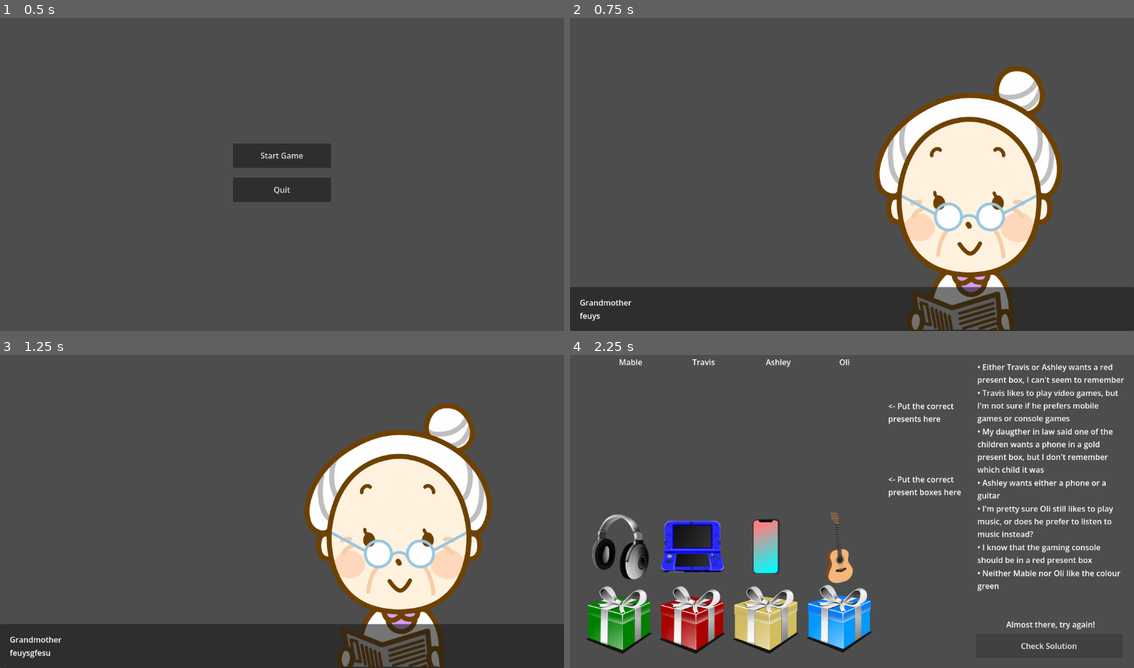
Above: before the commit, frames 1-4 (two rows, left to right).
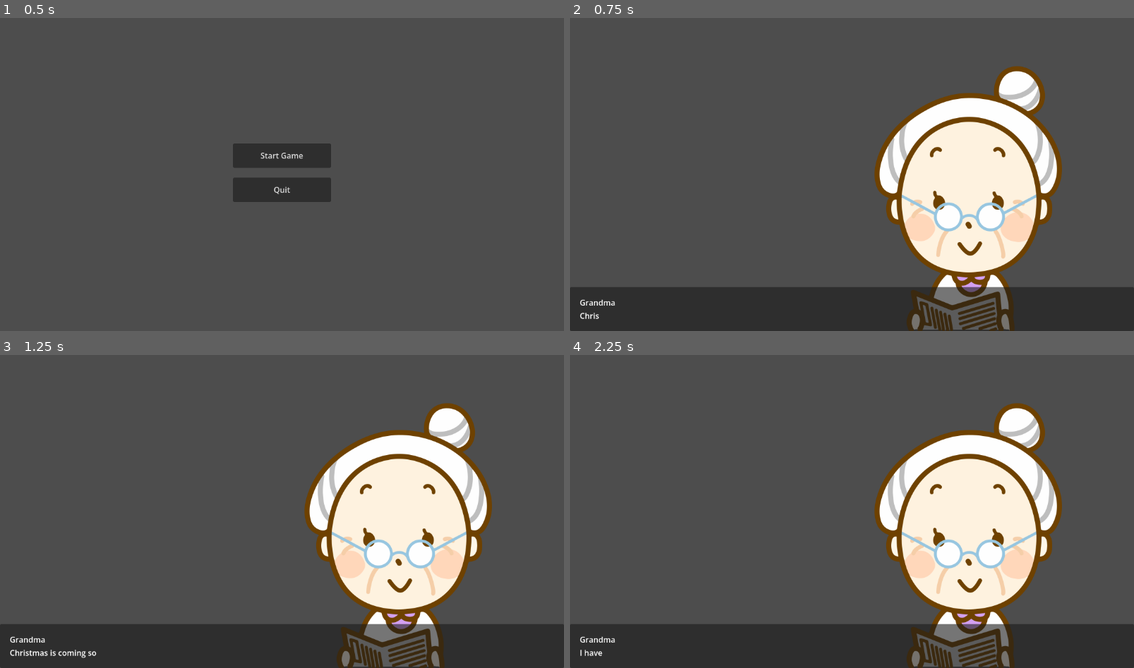
Above: after the commit, the same moments.

Repository: irisistible/ENG287-Project
Game: Godot game, scene res://Scenes/MainMenu.tscn
Two runs of this game, one before a commit and one after it. Both use one fixed random seed, a clock stepped at 60 frames per second and the inputs below. The engine's default icon, where the game draws it, is replaced by a stand-in: a white triangle on a blue panel in a dark square.
Inputs (mouse positions are in pixels of both pictures, inside the frame that each line leads up to):
- Up to frame 1 (0.5 s): no input
- Up to frame 2 (0.75 s): click "Start Game" at 0.5 s
- Up to frame 3 (1.25 s): no input
- Up to frame 4 (2.25 s): move the mouse to (976, 492) at 1.27 s; press the mouse at (976, 492) at 1.28 s; release the mouse at (976, 492) at 2 s; click (1049, 646) at 2 s, where only the run before the commit has a clickable "Check Solution"

Frame 1 is identical in both runs. In frame 2, less than 0.1% of the frame differs, in the area x 1-11%, y 89-97%; in frame 3, 0.2%; in frame 4, 38%, in the area x 0-100%, y 1-100%.

Commit message:
added dialogue

Diff:
--- a/Data/Levels/Level1.tres
+++ b/Data/Levels/Level1.tres
@@ -63,6 +63,6 @@
 wrappings = Array[ExtResource("4_6ycta")]([SubResource("Resource_li17d"), SubResource("Resource_6cfbk"), SubResource("Resource_cjjcu")])
 children = Array[ExtResource("1_m0xj1")]([SubResource("Resource_nlyrl"), SubResource("Resource_ofdu3"), SubResource("Resource_my4xu")])
 hints = Array[String](["Ashley wants the colour of her present box to match the colour of her present", "Mable's favourite colour is blue", "Ashley likes to play with toy cars", "Travis is scared of bears"])
-dialog = Array[String](["Hello", "frghaotgotuihgtjfnheruif r rtg tyhguit  t gtgtgtgdrtggrt"])
+dialog = Array[String](["Christmas is coming soon, and I still need to prepare presents for my three grandchildren.", "I have already bought all the presents, so now I just need to remember which present is for who."])
 num_children = 3
 metadata/_custom_type_script = "uid://bsul2uc068mgc"
--- a/Data/Levels/Level2.tres
+++ b/Data/Levels/Level2.tres
@@ -79,6 +79,6 @@
 wrappings = Array[ExtResource("4_o6h4k")]([SubResource("Resource_lfmtw"), SubResource("Resource_2emu1"), SubResource("Resource_dj8ra"), SubResource("Resource_s0g5m")])
 children = Array[ExtResource("1_h2slq")]([SubResource("Resource_n8uns"), SubResource("Resource_5arry"), SubResource("Resource_mi0uk"), SubResource("Resource_qjbky")])
 hints = Array[String](["Travis does not like to read", "Mable no longer likes the colour blue", "Oli likes music", "Mab …(185 unchanged characters)…
-dialog = Array[String](["djsdghfbsdujf"])
+dialog = Array[String](["*Five years later*", "Little Oli is a toddler now, so Christmas will be extra exciting this year.", "Oh, right! I almost forgot the most important thing!", "I haven't prepared the presents yet!", "Hmm... I have all the presents with me here...", "But I'm really struggling to remember who each present is for.", "Preparing presents for four grandchildren seems to be harder than preparing presents for three.", "My brain is mixing up some of my information—my memory really has become more muddled recently."])
 num_children = 4
 metadata/_custom_type_script = "uid://bsul2uc068mgc"
--- a/Data/Levels/Level3.tres
+++ b/Data/Levels/Level3.tres
@@ -78,7 +78,7 @@
 presents = Array[ExtResource("2_sn6if")]([SubResource("Resource_tajeg"), SubResource("Resource_6trht"), SubResource("Resource_swnqu"), SubResource("Resource_ne04h")])
 wrappings = Array[ExtResource("4_pl6gh")]([SubResource("Resource_fhf25"), SubResource("Resource_q40rd"), SubResource("Resource_sc0kv"), SubResource("Resource_4t5gk")])
 children = Array[ExtResource("1_b4tps")]([SubResource("Resource_iq4y5"), SubResource("Resource_xnuyl"), SubResource("Resource_noih4"), SubResource("Resource_qfiul")])
-hints = Array[String](["Either Travis or Ashley wants a red present box, I can't seem to remember", "Travis likes to play video games, but I'm not sure if he prefers mobile games or console games", "My daugther in law said one of the children wants a phone in a gold present box, but I don't remember which child it was", "Ashley wants either a phone or a guitar", "I'm pretty sure Oli still likes to play music, or does he prefer to listen to music instead?", "I know that the gaming console should be in a red present box", "Neither Mable nor Oli like the colour green"])
-dialog = Array[String](["feuysgfesu"])
+hints = Array[String](["Either Travis or Ashley wants a red present box, I can't seem to remember", "My note says that Travis likes to play video games, but I can't make out if it says mobile games or console games", "My daugther in law said one of the children wants a phone in a gold present box, but I don't remember which child it was", "My note indicates that Ashley wants a phone... or does this say guitar?", "I'm pretty sure Oli still likes to play music, or does he prefer to listen to music instead?", "I know that the gaming console should be in a red present box", "Neither Mable nor Oli likes the colour green"])
+dialog = Array[String](["*Another five years later*", "What? It's Christmas already?", "I can't seem to keep track of the date.", "Ah, the presents are already here—but wait, when did I even get them?", "No matter, now I have to assign the presents to each of my grandchildren.", "My daughter in law wrote me a note to help me with that, but my eyesight seems to have worsened—I can't read most of it.", "I guess I still need to rely on this old brain of my mine to remember what my grandchildren want."])
 num_children = 4
 metadata/_custom_type_script = "uid://bsul2uc068mgc"
--- a/Scenes/DialogScene.tscn
+++ b/Scenes/DialogScene.tscn
@@ -47,7 +47,7 @@
 
 [node name="Name" type="Label" parent="TextBox/MarginContainer/VBoxContainer" unique_id=375655127]
 layout_mode = 2
-text = "Grandmother"
+text = "Grandma"
 
 [node name="DialogText" type="Label" parent="TextBox/MarginContainer/VBoxContainer" unique_id=766058816]
 layout_mode = 2
--- a/Scenes/PuzzleSolvedScene.tscn
+++ b/Scenes/PuzzleSolvedScene.tscn
@@ -25,6 +25,7 @@
 grow_horizontal = 2
 grow_vertical = 2
 theme_override_font_sizes/font_size = 48
-text = "Puzzle solved!"
+text = "Puzzle solved! The children are happy with their presents."
 horizontal_alignment = 1
 vertical_alignment = 1
+autowrap_mode = 2
--- a/Scripts/GameManager.gd
+++ b/Scripts/GameManager.gd
@@ -5,8 +5,8 @@
 
 func _ready() -> void:
 	levels = [
-		#load("res://Data/Levels/Level1.tres"),
-		#load("res://Data/Levels/Level2.tres"),
+		load("res://Data/Levels/Level1.tres"),
+		load("res://Data/Levels/Level2.tres"),
 		load("res://Data/Levels/Level3.tres"),
 	]
 
--- a/Scripts/PuzzleScene.gd
+++ b/Scripts/PuzzleScene.gd
@@ -37,7 +37,7 @@
 
 	# Add text to indicate present slots
 	var label_p = Label.new()
-	label_p.text = '<- Put the correct presents here'
+	label_p.text = '<- Assign the correct present to each child'
 	label_p.position = Vector2(puzzle.n * 150 + 50, 100)
 	label_p.autowrap_mode = TextServer.AUTOWRAP_WORD_SMART
 	label_p.custom_minimum_size.x = 150 # Acts as a fixed width
@@ -45,7 +45,7 @@
 
 	# Add text to indicate wrapping slots
 	var label_w = Label.new()
-	label_w.text = '<- Put the correct present boxes here'
+	label_w.text = '<- Assign the correct present box to each child'
 	label_w.position = Vector2(puzzle.n * 150 + 50, 250)
 	label_w.autowrap_mode = TextServer.AUTOWRAP_WORD_SMART
 	label_w.custom_minimum_size.x = 150 # Acts as a fixed width
